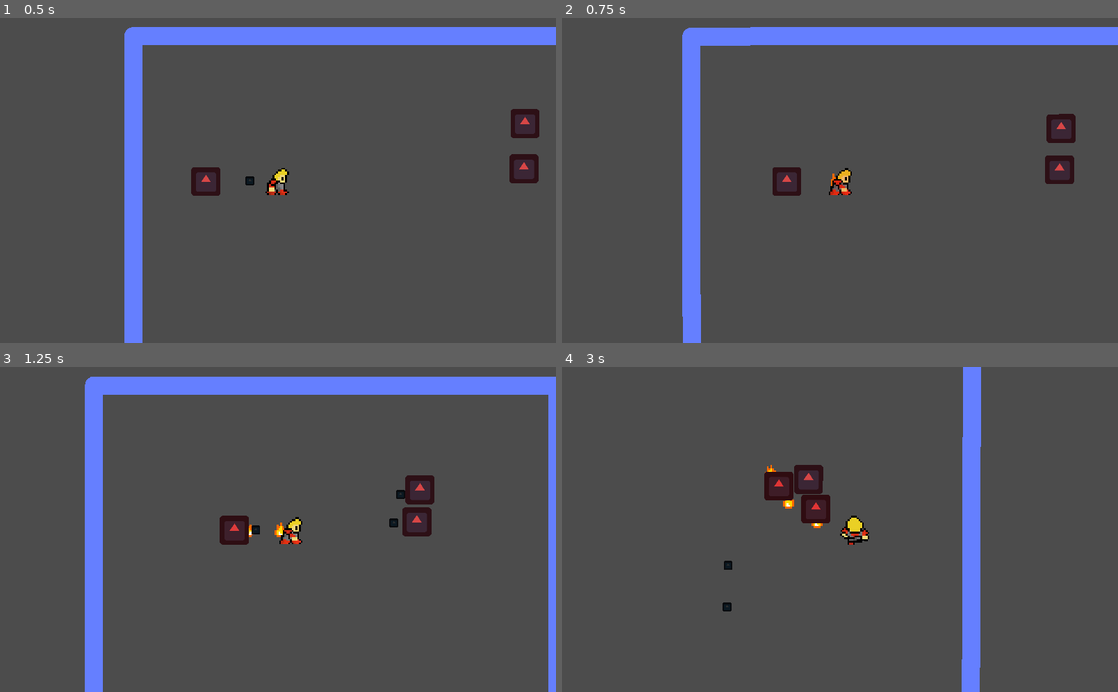
Above: before the commit, frames 1-4 (two rows, left to right).
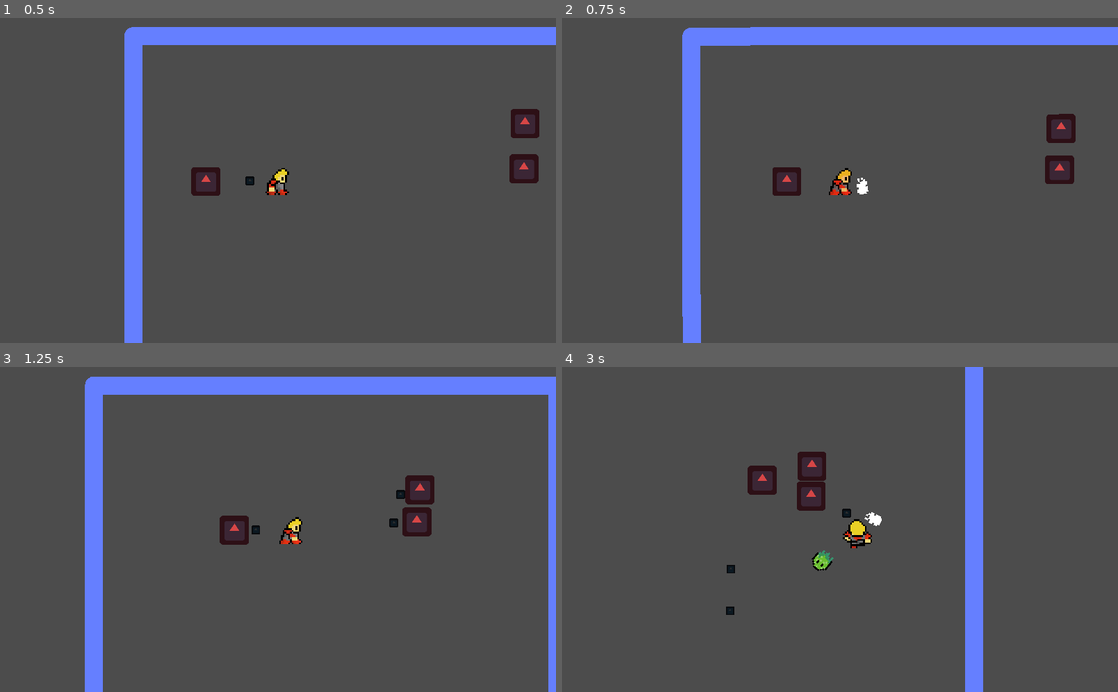
Above: after the commit, the same moments.

Repository: ectucker1/ksufalljam2020
Game: Godot game, scene res://Arena/Arena.tscn
The game is run twice, just before and just after one commit, with the same random seed, the same clock (stepped at 60 frames per second) and the same inputs. The engine's default icon, where the game draws it, is replaced by a stand-in: a white triangle on a blue panel in a dark square.
Inputs (mouse positions are in pixels of both pictures, inside the frame that each line leads up to):
- Up to frame 1 (0.5 s): no input
- Up to frame 2 (0.75 s): move the mouse to (962, 164) at 0.52 s; press the mouse at (962, 164) at 0.53 s; hold D (move_right) from 0.53 s (still down)
- Up to frame 3 (1.25 s): keep holding D (move_right)
- Up to frame 4 (3 s): move the mouse to (728, 545) at 1.27 s; release D (move_right) at 1.28 s; release the mouse at (728, 545) at 1.28 s; hold S (move_down) 1.28-2.03 s; right-click (728, 545) at 1.35 s; move the mouse to (895, 458) at 2.02 s; press the mouse at (895, 458) at 2.03 s; hold D (move_right) 2.03-2.78 s; move the mouse to (812, 594) at 2.77 s; release the mouse at (812, 594) at 2.78 s; hold W (move_up) from 2.78 s (still down); right-click (812, 594) at 2.85 s

Frame 1 is identical in both runs. In frame 2, less than 0.1% of the frame differs, in the area x 48-56%, y 47-55%; in frame 3, less than 0.1%; in frame 4, 3.3%, in the area x 28-76%, y 0-100%.

Commit message:
Some more player attack art

Diff:
--- a/player/bullet.gd
+++ b/player/bullet.gd
@@ -11,6 +11,7 @@
 
 func _physics_process(delta):
 	position += velocity * delta
+	look_at(position + velocity)
 
 func on_body_entered(body):
 	if body.is_in_group("enemies"):
--- a/player/mutations/basic_attack.tscn
+++ b/player/mutations/basic_attack.tscn
@@ -1,14 +1,15 @@
 [gd_scene load_steps=5 format=2]
 
 [ext_resource path="res://player/enemy_damage_area.gd" type="Script" id=1]
-[ext_resource path="res://icon.png" type="Texture" id=2]
+[ext_resource path="res://player/mutations/slash.png" type="Texture" id=2]
 
 [sub_resource type="RectangleShape2D" id=1]
 extents = Vector2( 3, 10 )
 
 [sub_resource type="Animation" id=2]
 resource_name = "Attack"
-length = 0.5
+length = 0.4
+step = 0.05
 tracks/0/type = "value"
 tracks/0/path = NodePath("HitBox:monitoring")
 tracks/0/interp = 1
@@ -16,7 +17,7 @@
 tracks/0/imported = false
 tracks/0/enabled = true
 tracks/0/keys = {
-"times": PoolRealArray( 0, 0.5 ),
+"times": PoolRealArray( 0, 0.4 ),
 "transitions": PoolRealArray( 1, 1 ),
 "update": 1,
 "values": [ true, false ]
@@ -28,10 +29,22 @@
 tracks/1/imported = false
 tracks/1/enabled = true
 tracks/1/keys = {
-"times": PoolRealArray( 0, 0.5 ),
+"times": PoolRealArray( 0, 0.3 ),
 "transitions": PoolRealArray( 1, 1 ),
 "update": 1,
 "values": [ true, false ]
+}
+tracks/2/type = "value"
+tracks/2/path = NodePath("HitBox/Sprite:frame")
+tracks/2/interp = 1
+tracks/2/loop_wrap = true
+tracks/2/imported = false
+tracks/2/enabled = true
+tracks/2/keys = {
+"times": PoolRealArray( 0, 0.05, 0.1, 0.15 ),
+"transitions": PoolRealArray( 1, 1, 1, 1 ),
+"update": 1,
+"values": [ 0, 1, 2, 3 ]
 }
 
 [node name="BasicAttack" type="Node2D"]
@@ -56,8 +69,9 @@
 visible = false
 position = Vector2( 11, 0 )
 rotation = 1.5708
-scale = Vector2( 0.2, 0.07 )
 texture = ExtResource( 2 )
+hframes = 4
+frame = 3
 
 [node name="AnimationPlayer" type="AnimationPlayer" parent="."]
 anims/Attack = SubResource( 2 )
--- a/player/mutations/spit.tscn
+++ b/player/mutations/spit.tscn
@@ -1,10 +1,10 @@
 [gd_scene load_steps=4 format=2]
 
 [ext_resource path="res://player/bullet.gd" type="Script" id=1]
-[ext_resource path="res://icon.png" type="Texture" id=2]
+[ext_resource path="res://player/mutations/slimeball.png" type="Texture" id=2]
 
 [sub_resource type="CircleShape2D" id=1]
-radius = 4.0
+radius = 4.93303
 
 [node name="SpitBullet" type="Area2D"]
 collision_layer = 8
@@ -14,8 +14,8 @@
 knockback_magnitude = 20.0
 
 [node name="Shape" type="CollisionShape2D" parent="."]
+position = Vector2( 1, 0 )
 shape = SubResource( 1 )
 
 [node name="Sprite" type="Sprite" parent="."]
-scale = Vector2( 0.07, 0.07 )
 texture = ExtResource( 2 )
--- a/player/player.gd
+++ b/player/player.gd
@@ -33,8 +33,8 @@
 
 	connect("hurt", self, "hurt_anim")
 
-	#set_primary_active(SpitMutation.new())
-	set_secondary_active(FireMutation.new())
+	set_primary_active(BasicAttackMutation.new())
+	set_secondary_active(SpitMutation.new())
 
 # Called every frame. 'delta' is the elapsed time since the previous frame.
 func _process(delta):
Binary file added: player/mutations/slash.png
Not shown, added: player/mutations/slash.png.import
Binary file added: player/mutations/slimeball.png
Not shown, added: player/mutations/slimeball.png.import
